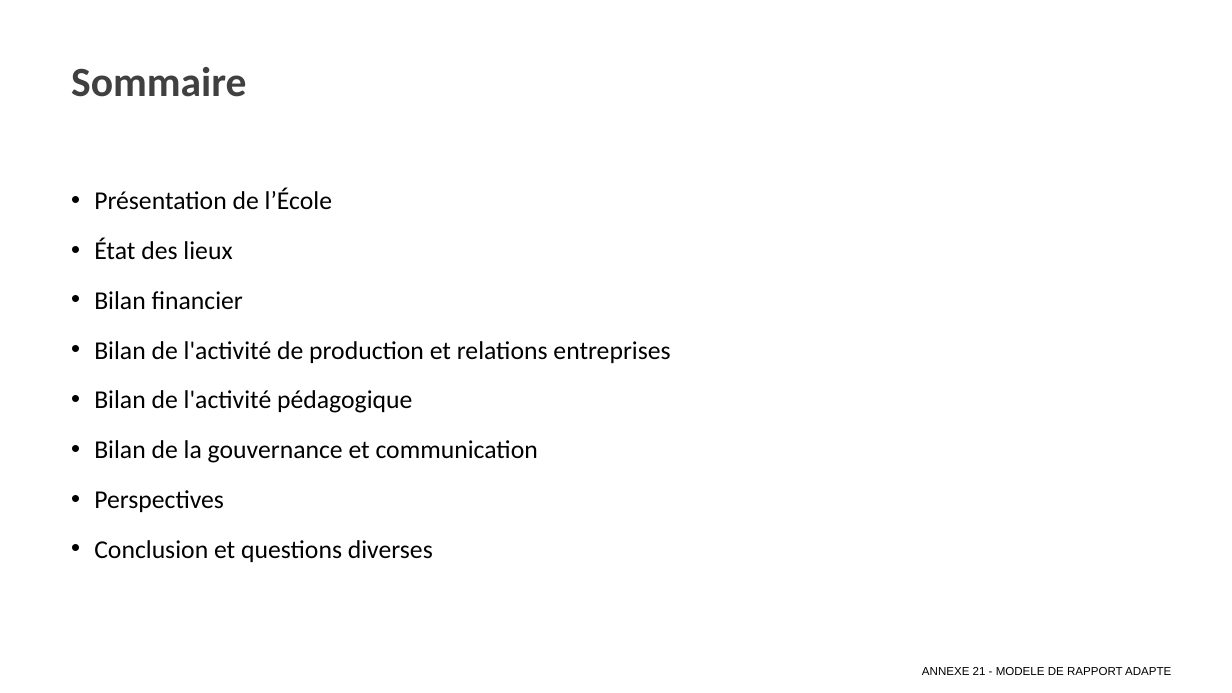
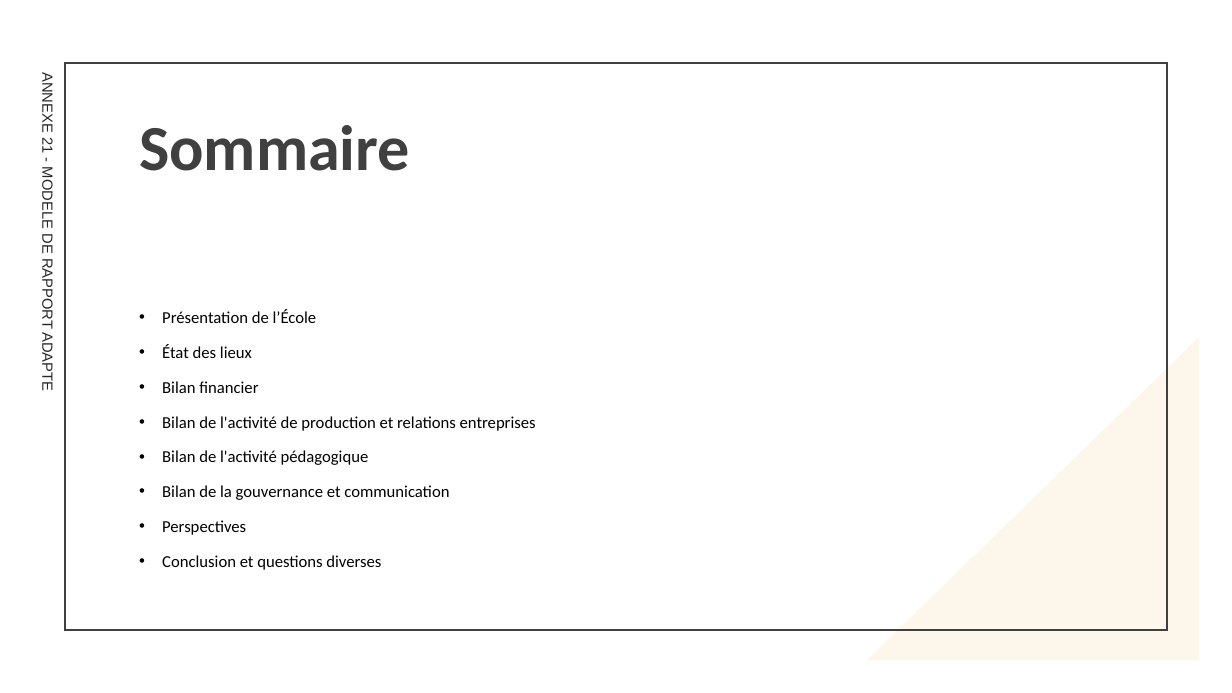
Before and after one commit to Ok1nam/EDP180625, a slide deck: slide 2 of client/public/fichiers/ANNEXE 21 - MODELE DE RAPPORT ADAPTE.pptx. Drawn at 1232x693 pixels with LibreOffice and Linux fonts; fonts in the diff are those of the drawing. Boxes give left, top, right and bottom in pixels: in the first picture for what was removed or moved away, otherwise in the second. Text is boxed around its words. In the diff, an @@ line names an element or a change of style, - is before the commit and + after.

```diff
--- a/client/public/fichiers/ANNEXE 21 - MODELE DE RAPPORT ADAPTE.pptx
+++ b/client/public/fichiers/ANNEXE 21 - MODELE DE RAPPORT ADAPTE.pptx
@@ text "ANNEXE 21 - MODELE DE ...": place and size @@
-text "ANNEXE 21 - MODELE DE ..." at <box>922,667,1171,675</box>
+text "ANNEXE 21 - MODELE DE ..." at <box>39,78,55,390</box>
@@ text "ANNEXE 21 - MODELE DE ..." at <box>39,78,55,390</box>: size 9 to 11.5 pt, text colour #000000 to #262626; alignment right to left; more space between paragraphs; vertical alignment middle to top; rotation 0 to 90 degrees @@
@@ rectangle added at <box>65,63,1167,629</box>, outline #404040 1.5 pt @@
@@ title "Sommaire": place and size @@
-title "Sommaire" at <box>71,67,246,97</box>
+title "Sommaire" at <box>139,125,410,171</box>
@@ title "Sommaire" at <box>139,125,410,171</box>: size 32.4 to 50 pt; vertical alignment top to middle @@
@@ text "Présentation de l’École": place and size @@
-text "Présentation de l’École" at <box>94,188,670,562</box>
+text "Présentation de l’École" at <box>162,310,536,570</box>
@@ text "Présentation de l’École" at <box>162,310,536,570</box>: size 20 to 13 pt; line spacing 1.2 to 1.1 @@
@@ right triangle added at <box>867,337,1200,661</box>, fill #FDF6EA @@
```
Also in this commit, not shown: 9 other slides changed, 4 other files.
